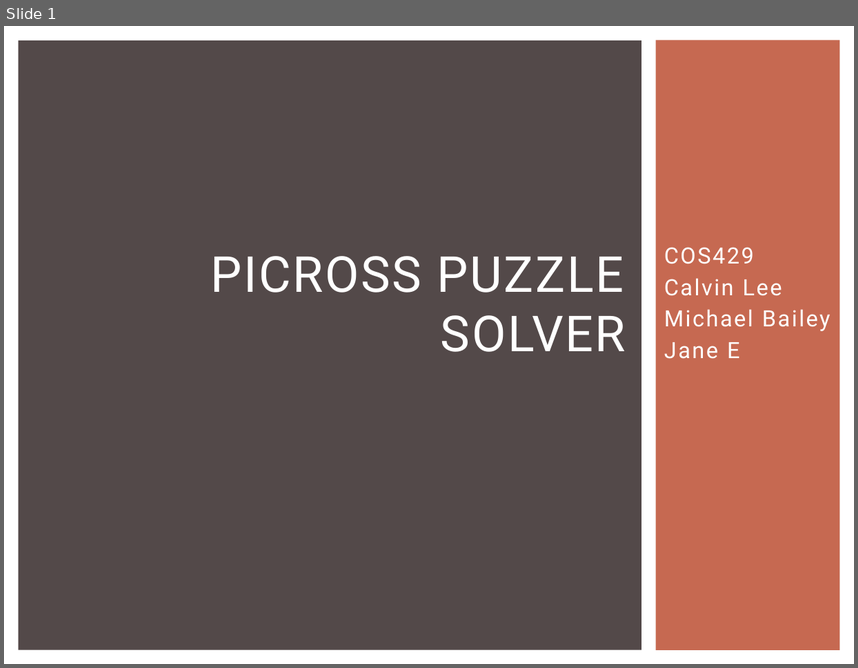
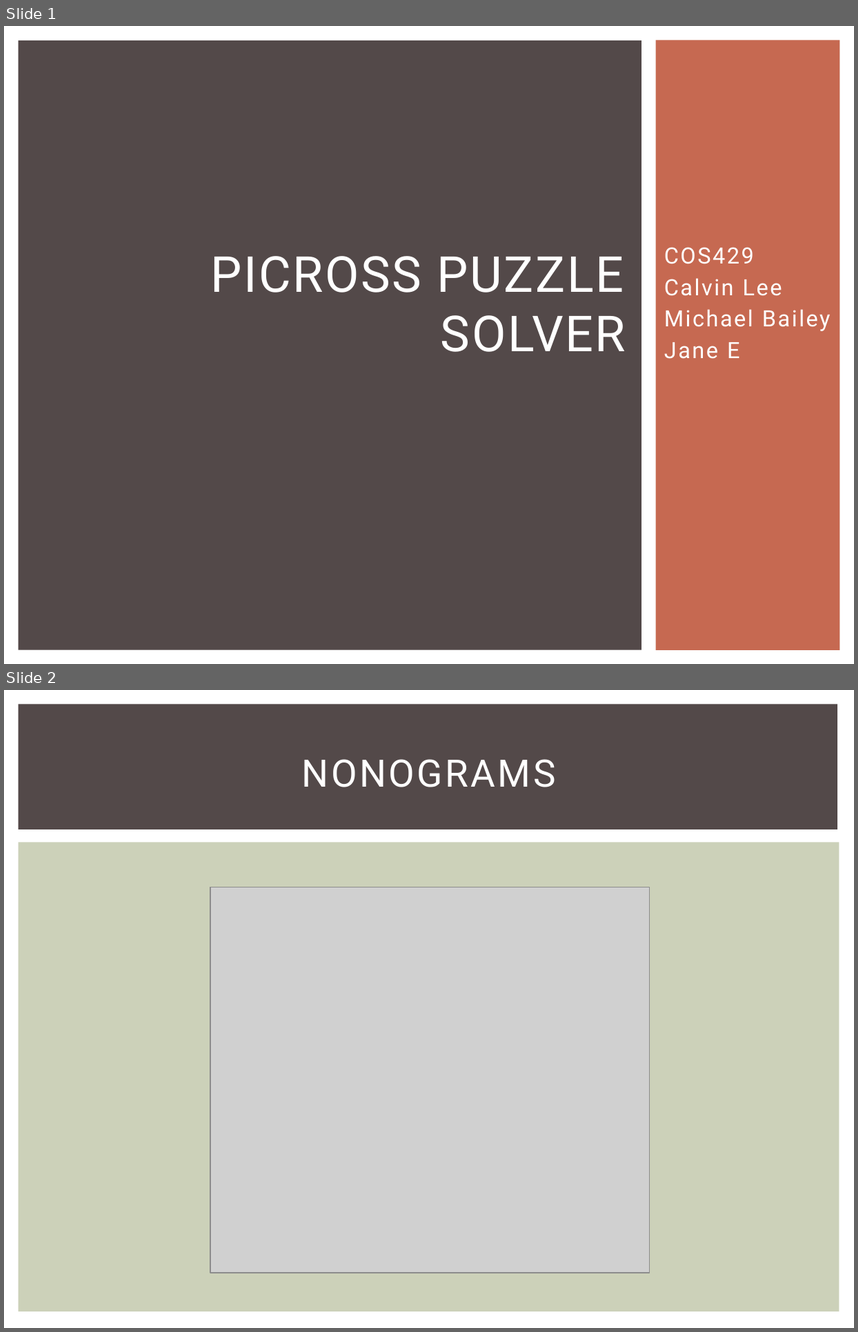
Before and after one commit to Calvin-Michael-Jane/Picross-Vision-Solver, a slide deck: COS429FinalProject.pptx. Shown one above the other, each under a label of ours: slide 1 before the commit, slides 1 and 2 after it. The pictures are 858x668 and 858x1332 pixels, drawn with LibreOffice and Linux fonts; fonts in the diff are those of the drawing; grey boxes stand for pictures. Boxes give left, top, right and bottom in pixels: in the first picture for what was removed or moved away, otherwise in the second. Text is boxed around its words. In the diff, an @@ line names an element or a change of style, - is before the commit and + after.

```diff
--- a/COS429FinalProject.pptx
+++ b/COS429FinalProject.pptx
@@ slide 2 added at (4,690,854,1328), background #FFFFFF @@
@@ rectangle added at (18,704,838,829), fill #534949 @@
@@ title added at (302,759,556,787), 32 pt, text #FFFFFF @@
+NONOGRAMS
@@ rectangle added at (18,842,840,1312), fill #CCD1B9 @@
@@ picture added at (210,887,650,1273) @@
```
Also in this commit, not shown: 4 slides changed, 4 other slides added, 5 slides removed, 16 other files.
